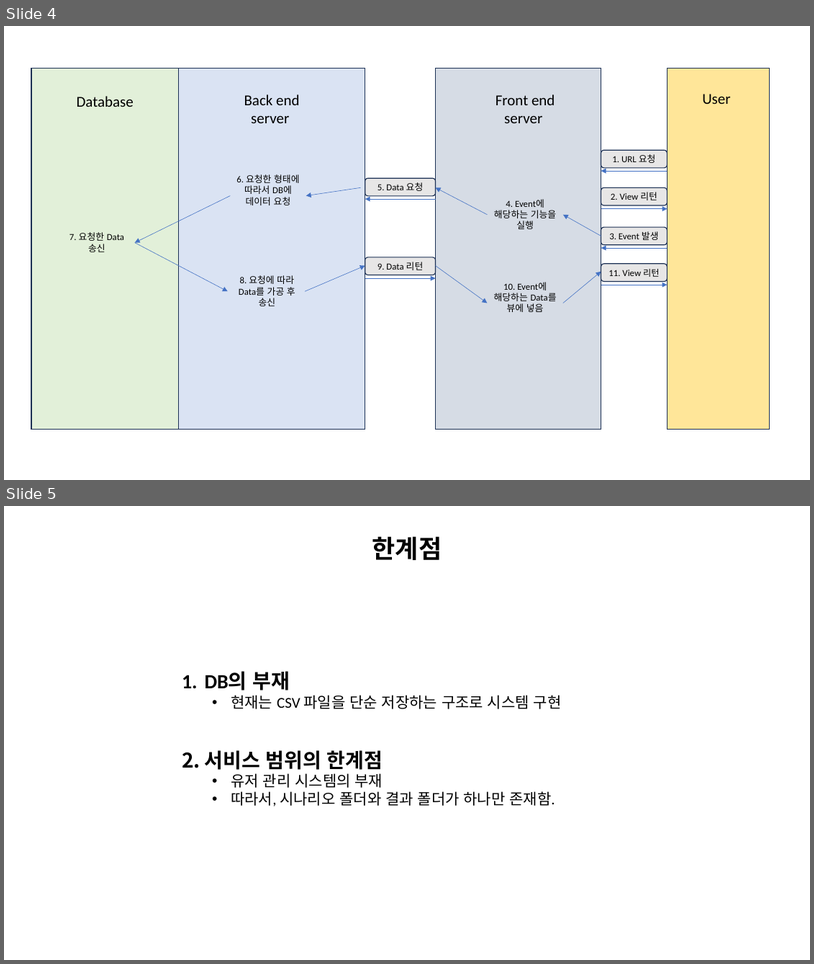
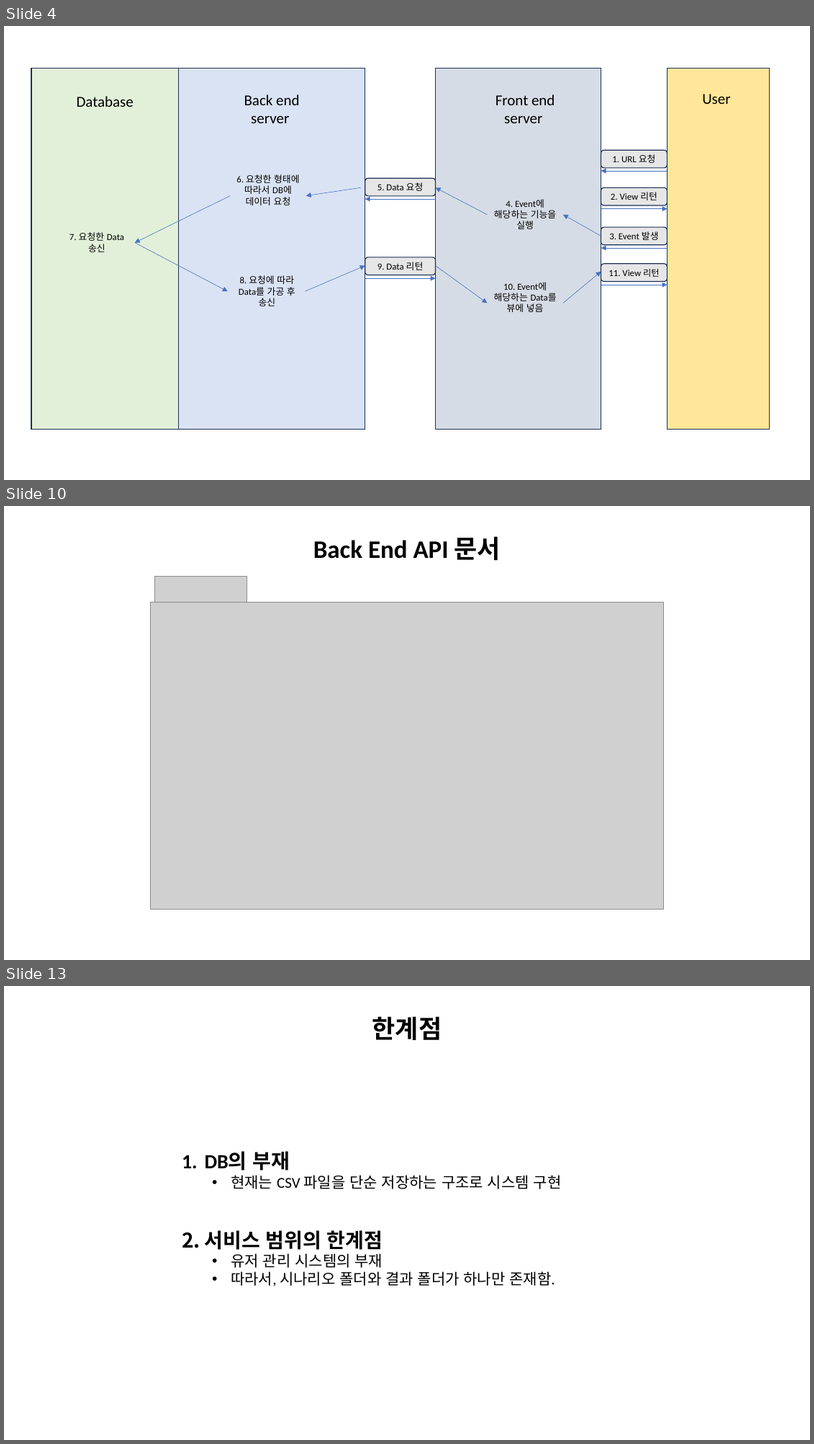
Before and after one commit to raccoon-coding/Eins-Internship, a slide deck: 아인스에스엔시 발표.pptx. Shown one above the other, each under a label of ours: slides 4 and 5 before the commit, slides 4, 10 and 13 after it; the slides between them are not shown. The pictures are 814x964 and 814x1444 pixels, drawn with LibreOffice and Linux fonts; fonts in the diff are those of the drawing; grey boxes stand for pictures. Boxes give left, top, right and bottom in pixels: in the first picture for what was removed or moved away, otherwise in the second. Text is boxed around its words. In the diff, an @@ line names an element or a change of style, - is before the commit and + after.

```diff
--- a/아인스에스엔시 발표.pptx
+++ b/아인스에스엔시 발표.pptx
@@ slide 10 added at [4, 506, 810, 960], background #FFFFFF @@
@@ text added at [314, 536, 501, 560], 30 pt, text #000000, bold @@
+Back End API 문서
@@ picture added at [154, 576, 247, 615] @@
@@ picture added at [150, 602, 665, 909] @@
@@ what was slide 5 is now slide 13 @@
```
Also in this commit, not shown: 7 other slides added, 8 other files.
